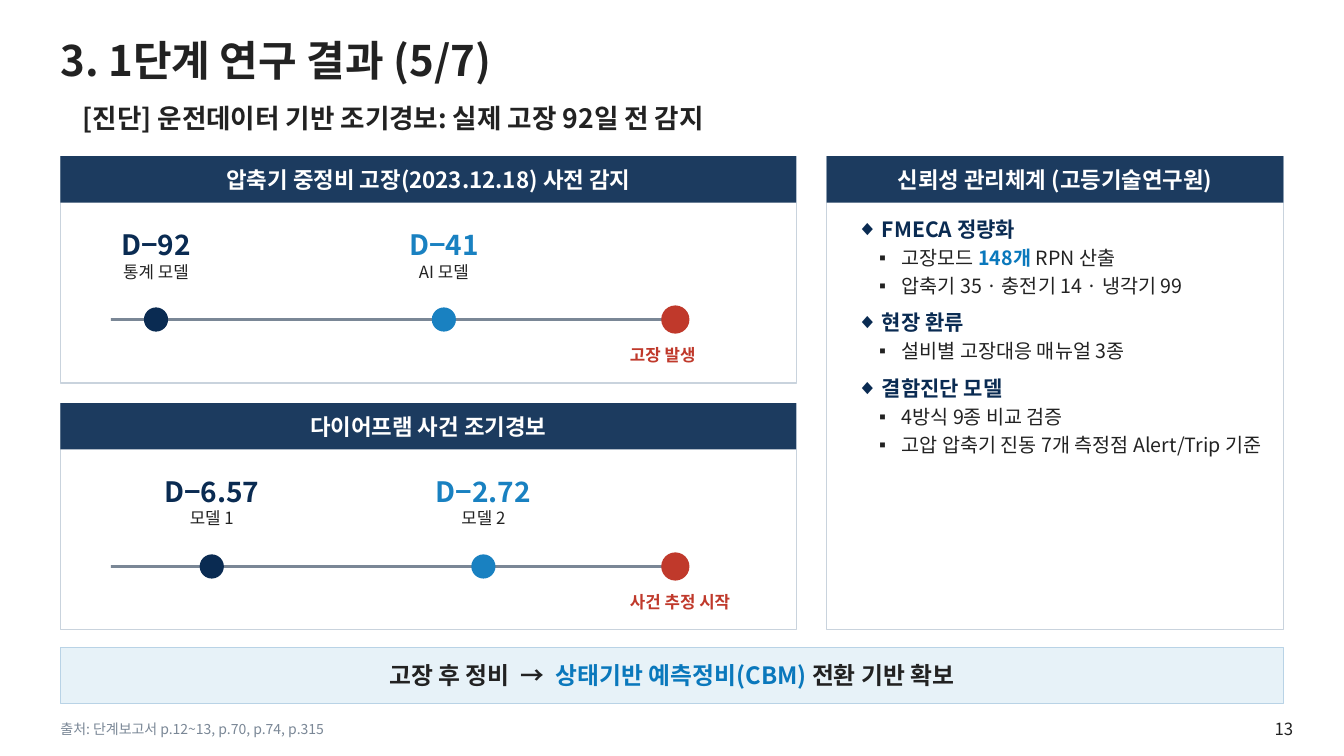
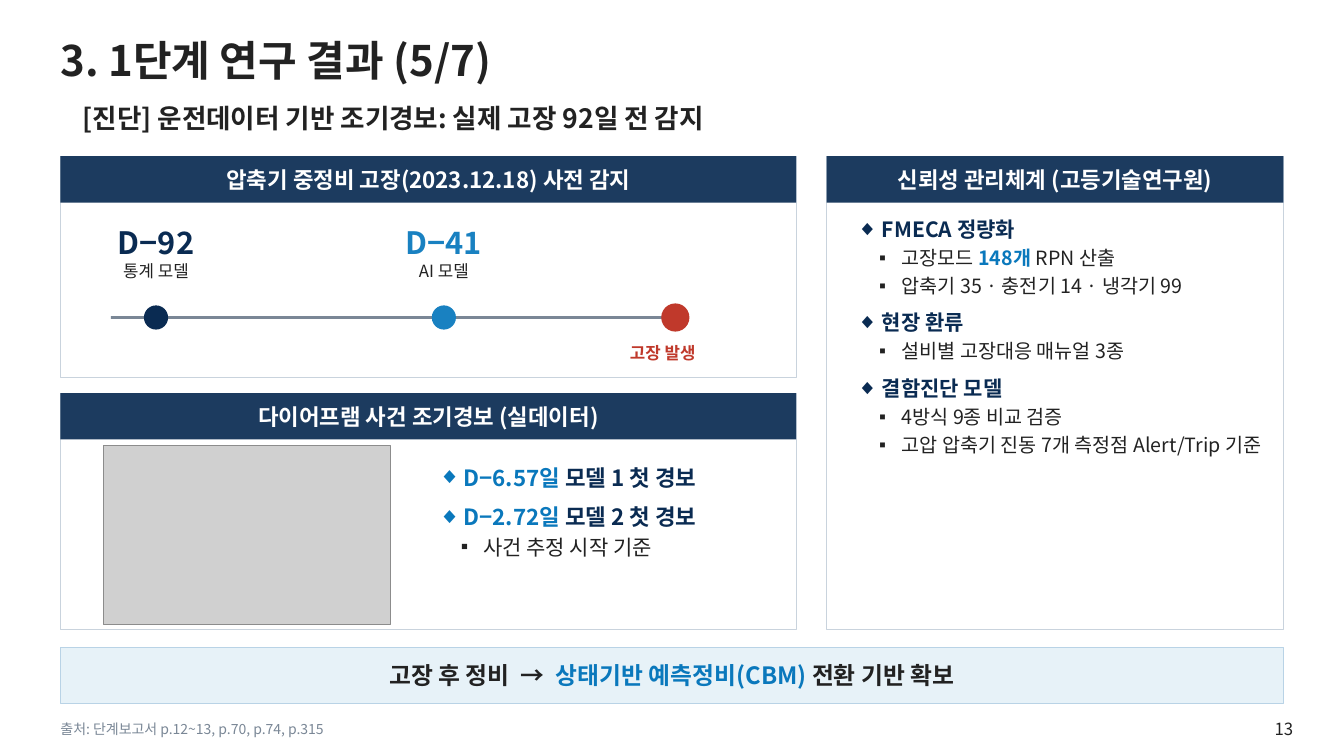
Before and after one commit to jungdw180-debug/h2, a slide deck: slide 13 of slides/1단계_단계평가_본평가판.pptx. Drawn at 1344x756 pixels with LibreOffice and Linux fonts; fonts in the diff are those of the drawing; grey boxes stand for pictures; background and template pictures are left out. Boxes give left, top, right and bottom in pixels: in the first picture for what was removed or moved away, otherwise in the second. Text is boxed around its words. In the diff, an @@ line names an element or a change of style, - is before the commit and + after.

```diff
--- a/slides/1단계_단계평가_본평가판.pptx
+++ b/slides/1단계_단계평가_본평가판.pptx
@@ rectangle: place and size @@
-rectangle at (60,156,797,383)
+rectangle at (60,156,797,378)
@@ text at (118,231,194,255): size 20 to 22 pt in "D−92" @@
@@ text at (406,231,482,254): size 20 to 22 pt in "D−41" @@
@@ rectangle "다이어프램 사건 조기경보 (실데이터)": place and size @@
-rectangle "다이어프램 사건 조기경보 (실데이터)" at (60,403,797,450)
+rectangle "다이어프램 사건 조기경보 (실데이터)" at (60,393,797,440)
@@ rectangle: place and size @@
-rectangle at (60,403,797,630)
+rectangle at (60,393,797,630)
@@ text in rectangle at (258,406,598,430): text changed @@
-다이어프램 사건 조기경보
+다이어프램 사건 조기경보 (실데이터)
@@ picture added at (104,446,391,625) @@
@@ text added at (464,467,696,557), 16 pt, text #0A78BC, bold @@
+◆ D−6.57일 모델 1 첫 경보
+◆ D−2.72일 모델 2 첫 경보
+  ▪ 사건 추정 시작 기준
@@ text removed at (164,481,259,525) @@
-D−6.57
-모델 1
@@ text removed at (436,481,531,525) @@
-D−2.72
-모델 2
@@ line removed from (111, 567) to (676, 567) @@
@@ ellipse removed at (200,555,224,579) @@
@@ ellipse removed at (472,555,496,579) @@
@@ ellipse removed at (661,553,690,581) @@
@@ text removed at (630,594,730,610) @@
-사건 추정 시작
```
Also in this commit, not shown: 15 other slides changed, 9 slides added, 1 slide removed, 5 other files.
